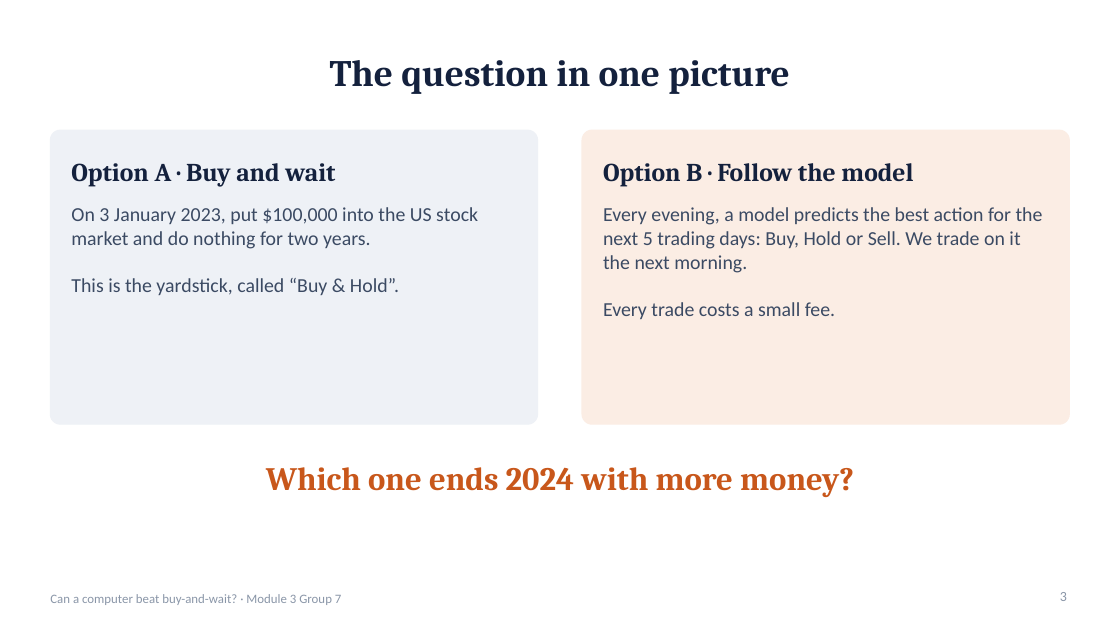
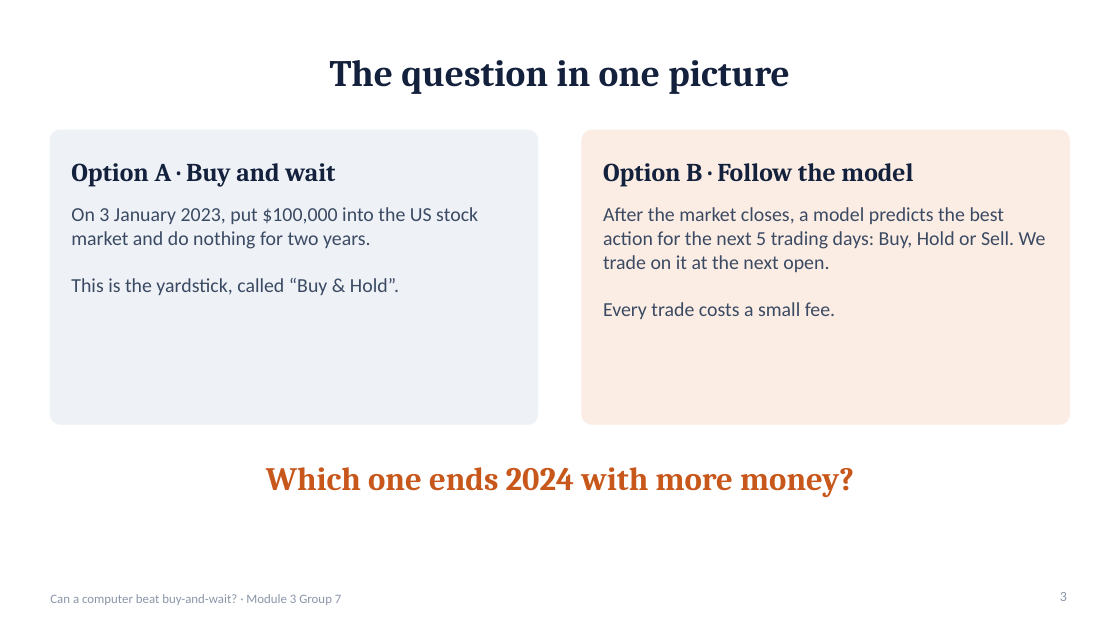
Before and after one commit to TKCH121/spy, a slide deck: slide 3 of presentation/SPY_Model_Presentation.pptx. Drawn at 1120x630 pixels with LibreOffice and Linux fonts; fonts in the diff are those of the drawing. Boxes give left, top, right and bottom in pixels: in the first picture for what was removed or moved away, otherwise in the second. Text is boxed around its words. In the diff, an @@ line names an element or a change of style, - is before the commit and + after.

```diff
--- a/presentation/SPY_Model_Presentation.pptx
+++ b/presentation/SPY_Model_Presentation.pptx
@@ text at <box>603,207,1046,272</box>: text changed @@
-Every evening, a model predicts the best action for the next 5 trading days: Buy, Hold or Sell. We trade on it the next morning.
+After the market closes, a model predicts the best action for the next 5 trading days: Buy, Hold or Sell. We trade on it at the next open.
```
Also in this commit, not shown: 7 other slides changed, 1 slide added, 11 other files.
